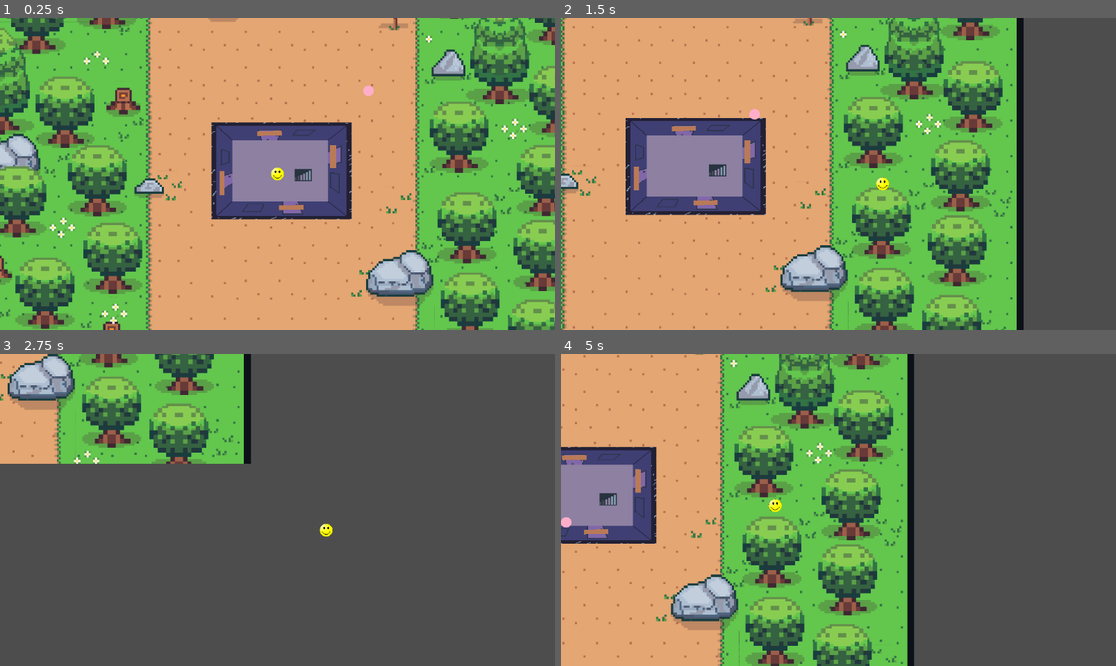
Above: before the commit, frames 1-4 (two rows, left to right).
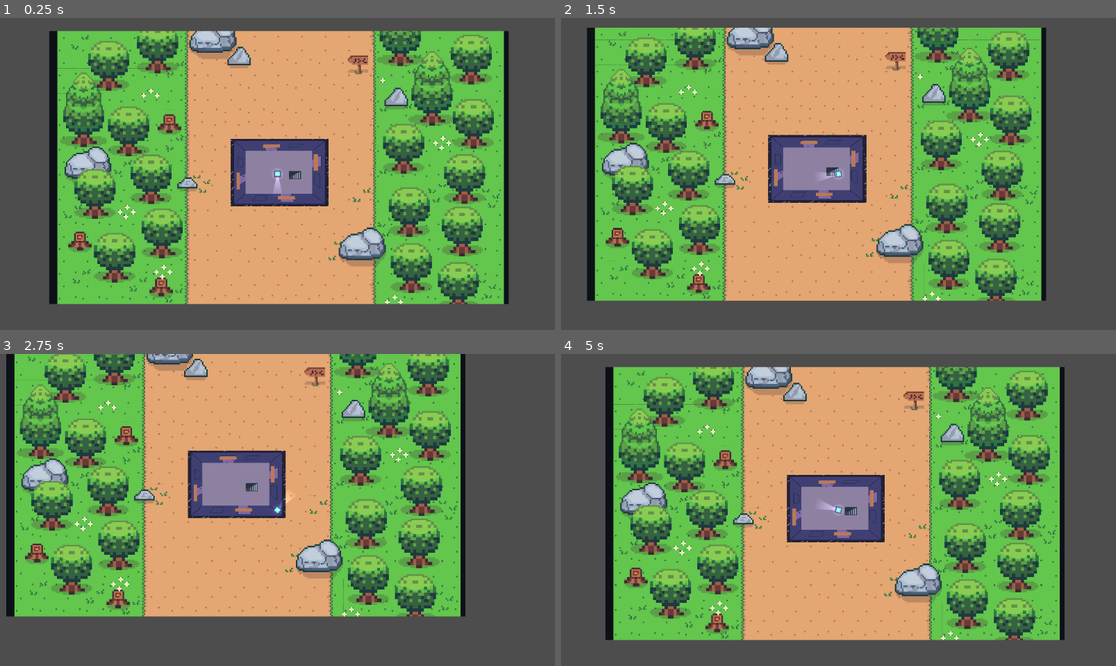
Above: after the commit, the same moments.

Repository: anticarasosman/GameJamUC
Game: Godot game, scene res://Scenes/game.tscn
Same seed, same stepped clock (60 frames per second), same inputs: the game is played once before the commit and once after it. The engine's default icon, where the game draws it, is replaced by a stand-in: a white triangle on a blue panel in a dark square.
Inputs (mouse positions are in pixels of both pictures, inside the frame that each line leads up to):
- Up to frame 1 (0.25 s): no input
- Up to frame 2 (1.5 s): tap Enter at 0.5 s; move the mouse to (960, 158) at 0.52 s; hold D (Move right) 0.53-1.28 s; move the mouse to (727, 189) at 1.27 s; hold S (Move down) from 1.28 s (still down)
- Up to frame 3 (2.75 s): move the mouse to (333, 441) at 2.02 s; release S (Move down) at 2.03 s; hold D (Move right) from 2.03 s (still down)
- Up to frame 4 (5 s): move the mouse to (810, 572) at 2.77 s; release D (Move right) at 2.78 s; hold W (Move up) 2.78-3.53 s; move the mouse to (1005, 556) at 3.52 s; hold A (Move left) from 3.53 s (still down); move the mouse to (672, 463) at 4.27 s

The runs differ from the first frame. In frame 1, 67% of the frame differs, in the area x 0-100%, y 0-100%; in frame 2, 73%; in frame 3, 66%; in frame 4, 83%, in the area x 0-91%, y 0-100%.

Commit message:
Add files via upload

Diff:
--- a/Scenes/Allies/ally.tscn
+++ b/Scenes/Allies/ally.tscn
@@ -1,7 +1,7 @@
 [gd_scene load_steps=4 format=3 uid="uid://c7aqqhj6qnbbu"]
 
 [ext_resource type="Script" path="res://Scripts/Ally/ally.gd" id="1_767i0"]
-[ext_resource type="Texture2D" uid="uid://be02d6ql3ye8s" path="res://Sprites/Ally-removebg-preview.png" id="2_isgbx"]
+[ext_resource type="Texture2D" uid="uid://be02d6ql3ye8s" path="res://assets/Sprites/Ally-removebg-preview.png" id="2_isgbx"]
 
 [sub_resource type="CircleShape2D" id="CircleShape2D_ynlrs"]
 
--- /dev/null
+++ b/Scenes/Enemies/Banshee/banshee.tscn
@@ -0,0 +1,16 @@
+[gd_scene load_steps=3 format=3 uid="uid://w8dcr2bvpbh3"]
+
+[ext_resource type="Texture2D" uid="uid://bksibcqd3cyhx" path="res://assets/Sprites/Banshee.png" id="1_yslsw"]
+
+[sub_resource type="CircleShape2D" id="CircleShape2D_1jt54"]
+
+[node name="Banshee" type="Node2D"]
+
+[node name="Sprite2D" type="Sprite2D" parent="."]
+scale = Vector2(0.0402415, 0.0390764)
+texture = ExtResource("1_yslsw")
+
+[node name="Area2D" type="Area2D" parent="."]
+
+[node name="CollisionShape2D" type="CollisionShape2D" parent="Area2D"]
+shape = SubResource("CircleShape2D_1jt54")
--- /dev/null
+++ b/Scenes/Enemies/Fairy/fairy.tscn
@@ -0,0 +1,17 @@
+[gd_scene load_steps=4 format=3 uid="uid://b705ygnajy0lf"]
+
+[ext_resource type="Texture2D" uid="uid://43ppq2ic658t" path="res://assets/Sprites/Fairy.png" id="1_py808"]
+[ext_resource type="Script" path="res://Scripts/fairy.gd" id="1_yuaeq"]
+
+[sub_resource type="CircleShape2D" id="CircleShape2D_itiri"]
+radius = 279.351
+
+[node name="Fairy" type="CharacterBody2D"]
+script = ExtResource("1_yuaeq")
+
+[node name="Sprite2D" type="Sprite2D" parent="."]
+scale = Vector2(0.894155, 1)
+texture = ExtResource("1_py808")
+
+[node name="CollisionShape2D" type="CollisionShape2D" parent="."]
+shape = SubResource("CircleShape2D_itiri")
--- /dev/null
+++ b/Scenes/Enemies/Ghost/ghost.tscn
@@ -0,0 +1,16 @@
+[gd_scene load_steps=3 format=3 uid="uid://i318cngymxmo"]
+
+[ext_resource type="Texture2D" uid="uid://wdjtd4k5ohaf" path="res://assets/Sprites/Ghost.png" id="1_hahbv"]
+
+[sub_resource type="CircleShape2D" id="CircleShape2D_ym2q3"]
+
+[node name="ghost" type="Node2D"]
+
+[node name="Sprite2D" type="Sprite2D" parent="."]
+scale = Vector2(0.0402414, 0.0390764)
+texture = ExtResource("1_hahbv")
+
+[node name="Area2D" type="Area2D" parent="."]
+
+[node name="CollisionShape2D" type="CollisionShape2D" parent="Area2D"]
+shape = SubResource("CircleShape2D_ym2q3")
--- /dev/null
+++ b/Scenes/Enemies/Vampire/vampire.tscn
@@ -0,0 +1,23 @@
+[gd_scene load_steps=4 format=3 uid="uid://cnv4k5mi3sn1y"]
+
+[ext_resource type="Script" path="res://scripts/vampire.gd" id="1_3464q"]
+
+[sub_resource type="Gradient" id="Gradient_mk55t"]
+
+[sub_resource type="GradientTexture2D" id="GradientTexture2D_vaj2j"]
+gradient = SubResource("Gradient_mk55t")
+
+[node name="vampire" type="Node2D"]
+
+[node name="Area2D" type="Area2D" parent="."]
+script = ExtResource("1_3464q")
+
+[node name="CollisionPolygon2D" type="CollisionPolygon2D" parent="Area2D"]
+position = Vector2(-34, -1)
+polygon = PackedVector2Array(66, -66, 67, 56, 162, 59, 160, -64)
+
+[node name="VampireSprite" type="Sprite2D" parent="Area2D"]
+texture = SubResource("GradientTexture2D_vaj2j")
+
+[connection signal="body_entered" from="Area2D" to="Area2D" method="_on_body_entered"]
+[connection signal="body_exited" from="Area2D" to="Area2D" method="_on_body_exited"]
--- /dev/null
+++ b/Scenes/Enemies/Vampire/vampire_spawner.tscn
@@ -0,0 +1,8 @@
+[gd_scene load_steps=3 format=3 uid="uid://cc33icdwy2b4u"]
+
+[ext_resource type="Script" path="res://Scripts/vampire/vampire_spawner.gd" id="1_wogxs"]
+[ext_resource type="PackedScene" uid="uid://cnv4k5mi3sn1y" path="res://Scenes/Enemies/Vampire/vampire.tscn" id="2_27u1t"]
+
+[node name="vampire_spawner" type="Marker2D"]
+script = ExtResource("1_wogxs")
+vampire_scene = ExtResource("2_27u1t")
--- /dev/null
+++ b/Scenes/Enviorment/door.tscn
@@ -0,0 +1,37 @@
+[gd_scene load_steps=5 format=3 uid="uid://byjs6338k5mol"]
+
+[ext_resource type="Texture2D" uid="uid://dfw3dn7ul6som" path="res://assets/Sprites/Door.png" id="1_fqvvy"]
+[ext_resource type="Script" path="res://Scripts/open_door_zone.gd" id="2_uqaep"]
+
+[sub_resource type="RectangleShape2D" id="RectangleShape2D_fq1ei"]
+size = Vector2(153.819, 86)
+
+[sub_resource type="RectangleShape2D" id="RectangleShape2D_hxsph"]
+size = Vector2(98, 20)
+
+[node name="door" type="Node2D"]
+
+[node name="Sprite2D" type="Sprite2D" parent="."]
+scale = Vector2(0.185606, 0.0334448)
+texture = ExtResource("1_fqvvy")
+
+[node name="open_door_zone" type="Area2D" parent="."]
+collision_layer = 2
+collision_mask = 2
+script = ExtResource("2_uqaep")
+
+[node name="CollisionShape2D" type="CollisionShape2D" parent="open_door_zone"]
+light_mask = 2
+visibility_layer = 2
+scale = Vector2(1.00118, 1)
+shape = SubResource("RectangleShape2D_fq1ei")
+debug_color = Color(1.20327e-06, 0.643599, 0.297039, 0.42)
+
+[node name="door_collision" type="Area2D" parent="."]
+
+[node name="CollisionShape2D" type="CollisionShape2D" parent="door_collision"]
+shape = SubResource("RectangleShape2D_hxsph")
+debug_color = Color(0, 0, 1, 0.419608)
+
+[connection signal="area_entered" from="open_door_zone" to="open_door_zone" method="_on_area_entered"]
+[connection signal="body_entered" from="open_door_zone" to="open_door_zone" method="_on_body_entered"]
--- /dev/null
+++ b/Scenes/Enviorment/house.tscn
@@ -0,0 +1,16 @@
+[gd_scene load_steps=3 format=3 uid="uid://ylbtwpucf5mg"]
+
+[ext_resource type="Texture2D" uid="uid://cagfij5y1kglg" path="res://assets/Sprites/image.png" id="1_6rxhu"]
+[ext_resource type="Texture2D" uid="uid://bdof3hyafs77e" path="res://assets/Sprites/XvZPy+ (1).png" id="1_cyfju"]
+
+[node name="House" type="Node2D"]
+
+[node name="Forest" type="Sprite2D" parent="."]
+position = Vector2(543, 279)
+scale = Vector2(2.01328, 2.12917)
+texture = ExtResource("1_cyfju")
+
+[node name="Room" type="Sprite2D" parent="."]
+position = Vector2(552, 332.75)
+scale = Vector2(1.87372, 1.48145)
+texture = ExtResource("1_6rxhu")
--- /dev/null
+++ b/Scenes/Enviorment/scene.tscn
@@ -0,0 +1,12 @@
+[gd_scene load_steps=3 format=3 uid="uid://cbmytv6ywdq7o"]
+
+[ext_resource type="PackedScene" uid="uid://ylbtwpucf5mg" path="res://Scenes/Enviorment/house.tscn" id="1_ujj1g"]
+[ext_resource type="PackedScene" uid="uid://evnqni7eeisa" path="res://Scenes/character.tscn" id="2_dastc"]
+
+[node name="Game" type="Node2D"]
+
+[node name="House" parent="." instance=ExtResource("1_ujj1g")]
+position = Vector2(105, 57)
+
+[node name="CharacterBody2D" parent="." instance=ExtResource("2_dastc")]
+position = Vector2(602, 378)
--- /dev/null
+++ b/Scenes/Enviorment/scene_transition_animation.tscn
@@ -0,0 +1,48 @@
+[gd_scene load_steps=4 format=3 uid="uid://l2qmj8realvi"]
+
+[sub_resource type="Animation" id="Animation_p3x4i"]
+resource_name = "beetween_wave"
+tracks/0/type = "value"
+tracks/0/imported = false
+tracks/0/enabled = true
+tracks/0/path = NodePath("ColorRect:color")
+tracks/0/interp = 1
+tracks/0/loop_wrap = true
+tracks/0/keys = {
+"times": PackedFloat32Array(0, 0.5, 1),
+"transitions": PackedFloat32Array(1, 1, 1),
+"update": 0,
+"values": [Color(0, 0, 0, 0), Color(0, 0, 0, 0.388235), Color(0, 0, 0, 0)]
+}
+
+[sub_resource type="Animation" id="Animation_je6qh"]
+length = 0.001
+tracks/0/type = "value"
+tracks/0/imported = false
+tracks/0/enabled = true
+tracks/0/path = NodePath("ColorRect:color")
+tracks/0/interp = 1
+tracks/0/loop_wrap = true
+tracks/0/keys = {
+"times": PackedFloat32Array(0),
+"transitions": PackedFloat32Array(1),
+"update": 0,
+"values": [Color(1, 1, 1, 1)]
+}
+
+[sub_resource type="AnimationLibrary" id="AnimationLibrary_yw4sw"]
+_data = {
+"RESET": SubResource("Animation_je6qh"),
+"beetween_wave": SubResource("Animation_p3x4i")
+}
+
+[node name="scene_transition_animation" type="Node2D"]
+
+[node name="ColorRect" type="ColorRect" parent="."]
+offset_right = 5138.0
+offset_bottom = 3374.0
+
+[node name="AnimationPlayer" type="AnimationPlayer" parent="."]
+libraries = {
+"": SubResource("AnimationLibrary_yw4sw")
+}
--- /dev/null
+++ b/Scenes/Enviorment/wall.tscn
@@ -0,0 +1,31 @@
+[gd_scene load_steps=5 format=3 uid="uid://bfpfp1ab3arpn"]
+
+[ext_resource type="Texture2D" uid="uid://bnh7mb78r8aqo" path="res://icon.svg" id="1_m8v6r"]
+
+[sub_resource type="CanvasItemMaterial" id="CanvasItemMaterial_x3hva"]
+blend_mode = 1
+
+[sub_resource type="OccluderPolygon2D" id="OccluderPolygon2D_33jqf"]
+cull_mode = 1
+polygon = PackedVector2Array(49.9071, 62.1683, 55.4781, 60.1871, 61.0665, 52.2058, 61.3677, -51.7937, 52.1214, -61.8248, -51.768, -60.1746, -61.0665, -52.2059, -61.3735, 53.7936, -50.2721, 63.8311)
+
+[sub_resource type="RectangleShape2D" id="RectangleShape2D_fs6ef"]
+size = Vector2(66, 63)
+
+[node name="shadowCaster" type="Node2D"]
+
+[node name="Sprite2D" type="Sprite2D" parent="."]
+position = Vector2(0, -1)
+rotation = 3.13847
+scale = Vector2(0.539063, 0.5)
+texture = ExtResource("1_m8v6r")
+
+[node name="LightOccluder2D" type="LightOccluder2D" parent="Sprite2D"]
+material = SubResource("CanvasItemMaterial_x3hva")
+occluder = SubResource("OccluderPolygon2D_33jqf")
+
+[node name="StaticBody2D" type="StaticBody2D" parent="."]
+
+[node name="CollisionShape2D" type="CollisionShape2D" parent="StaticBody2D"]
+position = Vector2(0, -1.5)
+shape = SubResource("RectangleShape2D_fs6ef")
--- /dev/null
+++ b/Scenes/Enviorment/window.tscn
@@ -0,0 +1,19 @@
+[gd_scene load_steps=3 format=3 uid="uid://cbwylhr3igog6"]
+
+[ext_resource type="Texture2D" uid="uid://bnh7mb78r8aqo" path="res://icon.svg" id="1_dkvx4"]
+
+[sub_resource type="RectangleShape2D" id="RectangleShape2D_xargd"]
+size = Vector2(66, 63)
+
+[node name="window" type="Node2D"]
+
+[node name="Sprite2D" type="Sprite2D" parent="."]
+scale = Vector2(1.92, 0.400001)
+texture = ExtResource("1_dkvx4")
+
+[node name="StaticBody2D" type="StaticBody2D" parent="."]
+scale = Vector2(3.64, 0.76)
+
+[node name="CollisionShape2D" type="CollisionShape2D" parent="StaticBody2D"]
+position = Vector2(0, -1.5)
+shape = SubResource("RectangleShape2D_xargd")
--- a/Scenes/character.tscn
+++ b/Scenes/character.tscn
@@ -1,7 +1,7 @@
-[gd_scene load_steps=4 format=3 uid="uid://evnqni7eeisa"]
+[gd_scene load_steps=4 format=3 uid="uid://d3027o437cqxp"]
 
 [ext_resource type="Script" path="res://Scripts/player_movement.gd" id="1_v6fyj"]
-[ext_resource type="Texture2D" uid="uid://de3k4ejr5ddhm" path="res://Sprites/Smiley.svg.png" id="2_2e1b5"]
+[ext_resource type="Texture2D" uid="uid://de3k4ejr5ddhm" path="res://assets/Sprites/Smiley.svg.png" id="2_2e1b5"]
 
 [sub_resource type="CircleShape2D" id="CircleShape2D_dsw7o"]
 radius = 50.2494
--- a/Scenes/game.tscn
+++ b/Scenes/game.tscn
@@ -1,18 +1,17 @@
-[gd_scene load_steps=14 format=3 uid="uid://bqnmbp5741x0q"]
+[gd_scene load_steps=13 format=3 uid="uid://bqnmbp5741x0q"]
 
-[ext_resource type="PackedScene" uid="uid://ylbtwpucf5mg" path="res://Scenes/house.tscn" id="1_a4uf4"]
+[ext_resource type="PackedScene" uid="uid://ylbtwpucf5mg" path="res://Scenes/Enviorment/house.tscn" id="1_a4uf4"]
 [ext_resource type="Script" path="res://Scripts/game.gd" id="1_tkxn7"]
-[ext_resource type="PackedScene" uid="uid://evnqni7eeisa" path="res://Scenes/character.tscn" id="2_p8f8y"]
 [ext_resource type="PackedScene" uid="uid://c5kx6w17yi6b6" path="res://Scenes/Allies/ally_spawn_point.tscn" id="3_a64an"]
 [ext_resource type="PackedScene" uid="uid://c7aqqhj6qnbbu" path="res://Scenes/Allies/ally.tscn" id="3_dunpe"]
-[ext_resource type="PackedScene" uid="uid://w8dcr2bvpbh3" path="res://Scenes/Enemies/banshee.tscn" id="3_gidkh"]
-[ext_resource type="PackedScene" uid="uid://i318cngymxmo" path="res://Scenes/Enemies/ghost.tscn" id="4_vrajn"]
-[ext_resource type="PackedScene" uid="uid://l2qmj8realvi" path="res://Scenes/scene_transition_animation.tscn" id="7_gtth6"]
-[ext_resource type="PackedScene" uid="uid://cc33icdwy2b4u" path="res://Scenes/Enemies/vampire_spawner.tscn" id="8_d4chx"]
+[ext_resource type="PackedScene" uid="uid://w8dcr2bvpbh3" path="res://Scenes/Enemies/Banshee/banshee.tscn" id="3_gidkh"]
+[ext_resource type="PackedScene" uid="uid://i318cngymxmo" path="res://Scenes/Enemies/Ghost/ghost.tscn" id="4_vrajn"]
+[ext_resource type="PackedScene" uid="uid://l2qmj8realvi" path="res://Scenes/Enviorment/scene_transition_animation.tscn" id="7_gtth6"]
+[ext_resource type="PackedScene" uid="uid://cc33icdwy2b4u" path="res://Scenes/Enemies/Vampire/vampire_spawner.tscn" id="8_d4chx"]
 [ext_resource type="Script" path="res://Scripts/Ally/ally_spawn_parameters.gd" id="8_tarxs"]
-[ext_resource type="PackedScene" uid="uid://byjs6338k5mol" path="res://Scenes/door.tscn" id="10_fdr55"]
+[ext_resource type="PackedScene" uid="uid://byjs6338k5mol" path="res://Scenes/Enviorment/door.tscn" id="10_fdr55"]
 [ext_resource type="Script" path="res://Scripts/vampire/vampire_spawn_parameters.gd" id="11_y1gko"]
-[ext_resource type="PackedScene" uid="uid://b705ygnajy0lf" path="res://Scenes/Enemies/fairy.tscn" id="13_0kfts"]
+[ext_resource type="PackedScene" uid="uid://b3qtp5og4ky8t" path="res://Scenes/player.tscn" id="15_shpjv"]
 
 [node name="Game" type="Node2D"]
 script = ExtResource("1_tkxn7")
@@ -60,9 +59,6 @@
 [node name="House" parent="." instance=ExtResource("1_a4uf4")]
 position = Vector2(-525, -356)
 
-[node name="Player" parent="." instance=ExtResource("2_p8f8y")]
-position = Vector2(-4, 0)
-
 [node name="scene_transition_animation" parent="." instance=ExtResource("7_gtth6")]
 visible = false
 position = Vector2(-1927, -1198)
@@ -89,6 +85,5 @@
 rotation = -0.0163252
 scale = Vector2(1.94458, 1.82181)
 
-[node name="Fairy" parent="." instance=ExtResource("13_0kfts")]
-position = Vector2(753, -696)
-scale = Vector2(0.150184, 0.148294)
+[node name="Player" parent="." instance=ExtResource("15_shpjv")]
+position = Vector2(2, -6)
--- /dev/null
+++ b/Scenes/player.tscn
@@ -0,0 +1,63 @@
+[gd_scene load_steps=8 format=3 uid="uid://b3qtp5og4ky8t"]
+
+[ext_resource type="Script" path="res://scripts/player.gd" id="1_w8ds6"]
+[ext_resource type="Texture2D" uid="uid://bnh7mb78r8aqo" path="res://icon.svg" id="2_br1w5"]
+[ext_resource type="Script" path="res://scripts/mouse.gd" id="2_c5lt4"]
+
+[sub_resource type="OccluderPolygon2D" id="OccluderPolygon2D_a4aqy"]
+cull_mode = 1
+polygon = PackedVector2Array(-35, 36, 34, 36, 35, -36, 13, -36, 111.998, -455, -109.002, -456, -14, -36, -35, -36)
+
+[sub_resource type="Gradient" id="Gradient_akb4d"]
+offsets = PackedFloat32Array(0, 0.63)
+colors = PackedColorArray(1, 1, 1, 1, 0, 0, 0, 1)
+
+[sub_resource type="GradientTexture2D" id="GradientTexture2D_uhpct"]
+gradient = SubResource("Gradient_akb4d")
+fill = 1
+fill_from = Vector2(0.5, 0.5)
+
+[sub_resource type="RectangleShape2D" id="RectangleShape2D_7ulce"]
+size = Vector2(59.75, 63)
+
+[node name="Player" type="CharacterBody2D"]
+script = ExtResource("1_w8ds6")
+
+[node name="Camera2D" type="Camera2D" parent="."]
+zoom = Vector2(0.185, 0.185)
+
+[node name="Marker2D" type="Marker2D" parent="."]
+script = ExtResource("2_c5lt4")
+
+[node name="LightOccluder2D" type="LightOccluder2D" parent="Marker2D"]
+rotation = 1.5708
+occluder = SubResource("OccluderPolygon2D_a4aqy")
+
+[node name="Light" type="Node2D" parent="Marker2D"]
+
+[node name="TextureLight" type="PointLight2D" parent="Marker2D/Light"]
+position = Vector2(0, 3.33786e-06)
+scale = Vector2(10, 10)
+energy = 0.59
+shadow_enabled = true
+shadow_filter = 1
+shadow_filter_smooth = 2.7
+texture = SubResource("GradientTexture2D_uhpct")
+
+[node name="Shadow" type="PointLight2D" parent="Marker2D/Light"]
+position = Vector2(-1.13249e-05, 1.15037e-05)
+scale = Vector2(2.76563, 2.76563)
+energy = 0.5
+shadow_enabled = true
+shadow_filter = 1
+shadow_filter_smooth = 2.7
+shadow_item_cull_mask = 2
+texture = SubResource("GradientTexture2D_uhpct")
+
+[node name="Sprite2D" type="Sprite2D" parent="Marker2D"]
+rotation = 1.5712
+scale = Vector2(0.570313, 0.570313)
+texture = ExtResource("2_br1w5")
+
+[node name="CollisionShape2D" type="CollisionShape2D" parent="."]
+shape = SubResource("RectangleShape2D_7ulce")
--- a/Scripts/Ally/ally_spawn_parameters.gd
+++ b/Scripts/Ally/ally_spawn_parameters.gd
@@ -8,7 +8,8 @@
 func _ready():
 	var ally_wait_time = 1
 	while (!Global.game_over):
-		var ally_position = randi_range(0, 3)
+		var ally_position = 4
+		#var ally_position = randi_range(0, 3)
 		print("ESPERAMOS: ", ally_wait_time, " SEGUNDOS")
 		await get_tree().create_timer(ally_wait_time).timeout
 		if ally_position == 0:
--- /dev/null
+++ b/Scripts/mouse.gd
@@ -0,0 +1,6 @@
+extends Marker2D
+
+# Called every frame. 'delta' is the elapsed time since the previous frame.
+func _process(delta: float) -> void:
+	if !get_parent().ATTACKED:
+		look_at(get_global_mouse_position())
--- /dev/null
+++ b/Scripts/player.gd
@@ -0,0 +1,22 @@
+extends CharacterBody2D
+
+const SPEED = 360.0
+const ACCEL = 8.0
+
+var input: Vector2
+var ATTACKED = false
+
+func get_input():
+	input.x = Input.get_action_strength("Move right") - Input.get_action_strength("Move left")
+	input.y = Input.get_action_strength("Move down") - Input.get_action_strength("Move up")
+	if !ATTACKED:
+		return input.normalized()
+	else:
+		return Vector2(0, 0)
+
+func _process(delta):
+	var playerInput = get_input()
+
+	velocity = lerp(velocity, playerInput * SPEED, delta * ACCEL)
+
+	move_and_slide()
--- a/Scripts/vampire/vampire.gd
+++ b/Scripts/vampire/vampire.gd
@@ -1,79 +1,86 @@
 extends Area2D
 
-enum Direction {DOWN, UP, LEFT, RIGHT}  # Debe coincidir con el enum de vampire_spawner.gd
-
 var playerDetected = false
+var doorDetected = false
+var KILL_TIME = 3.0
 var input_active = false
-var current_player: Node2D
-var moving = true
-var direction: int
-var SPEED = 300
-var reached_door = false
+var SPEED = 600
+var direction:int
+var current_player: Node2D  # Guarda referencia al jugador detectado
 
 @onready var label = get_node("/root/Game/VampAttack/InviteLabel")
 @onready var input = get_node("/root/Game/VampAttack/ResponseInput")
-@onready var door = get_node("/root/Game/Door")  # Asume que existe un nodo Door con propiedad "open"
 
 func _ready():
 	label.hide()
 	input.hide()
+
 	input.connect("text_submitted", Callable(self, "_on_ResponseInput_text_submitted"))
 
-func _process(delta):
-	if moving:
-		if direction == 0:
-			position.y += SPEED * delta
-		elif direction == 1:
-			position.y -= SPEED * delta
-		elif direction == 2:
-			position.x -= SPEED * delta
-		elif direction == 3:
-			position.x += SPEED * delta
 
-	# Verificar si llegó a la puerta
-	if !reached_door and global_position.distance_to(door.global_position) < 20:
-		reached_door = true
-		SPEED = 0
-		moving = false
-		if playerDetected and door.open:
-			show_question()
+func _process(_delta: float) -> void:
+	if direction == 0:
+		position.y += SPEED * _delta
+	elif direction == 1:
+		position.y -= SPEED * _delta
+	elif direction == 2:
+		position.x -= SPEED * _delta
+	elif direction == 3:
+		position.x += SPEED * _delta
+	if playerDetected && doorDetected:
+		if KILL_TIME > 0:
+			KILL_TIME -= _delta
+			if not input_active:
+				label.text = "ME DEJAS ENTRAR?"
+				label.show()
+
+				input.text = ""
+				input.show()
+				input.grab_focus()
+
+				input_active = true
+		else:
+			game_over()
 
 func _on_body_entered(body: Node2D) -> void:
 	if body.name == "Player":
 		playerDetected = true
+		KILL_TIME = 3.0 #Reseteamos el KILL_TIME
+		input_active = false
 		current_player = body
 		current_player.ATTACKED = true
-		if reached_door and door.open:
-			show_question()
+	if body.name == "Door":
+		doorDetected = true
 
 func _on_body_exited(body: Node2D) -> void:
 	if body.name == "Player":
 		playerDetected = false
-		hide_question()
+		label.hide()
+		input.hide()
+		input_active = false
 		body.ATTACKED = false
-
-func show_question():
-	label.text = "ME DEJAS ENTRAR?"
-	label.show()
-	input.text = ""
-	input.show()
-	input.grab_focus()
-	input_active = true
-
-func hide_question():
-	label.hide()
-	input.hide()
-	input_active = false
 
 func _on_ResponseInput_text_submitted(new_text: String) -> void:
 	print("Texto ingresado:", new_text)
 
 	if new_text.strip_edges().to_upper() == "NO":
 		print("Respuesta correcta detectada")
-		hide_question()
+
+		label.text = ""
+		input.hide()
 		playerDetected = false
-		current_player.ATTACKED = false
-		queue_free()  # Elimina al vampiro
+		input_active = false
+		KILL_TIME = 3.0 #Reseteamos el KILL_TIME
+
+		if current_player:
+			current_player.ATTACKED = false
+
+		# Mueve al vampiro a otro lugar
+		position = Vector2(randf_range(100, 900), randf_range(100, 700))
 	else:
 		label.text = "..."
-		Global.game_over = true  # Asumiendo que tienes una variable global para game over
+		game_over()
+
+func game_over():
+	label.text = "fuiste"
+	input.editable = false
--- /dev/null
+++ b/assets/vamp.tres
@@ -0,0 +1,10 @@
+[gd_resource type="LabelSettings" load_steps=2 format=3 uid="uid://b46t7wo2p18ko"]
+
+[sub_resource type="FontVariation" id="FontVariation_wp2pv"]
+
+[resource]
+font = SubResource("FontVariation_wp2pv")
+font_size = 32
+font_color = Color(0.795362, 0.113822, 2.88785e-06, 1)
+outline_size = 10
+outline_color = Color(0.77084, 0.770839, 0.770839, 1)
Binary file added: assets/Sprites/Ally-removebg-preview.png
Not shown, added: assets/Sprites/Ally-removebg-preview.png.import
Binary file added: assets/Sprites/Banshee.png
Not shown, added: assets/Sprites/Banshee.png.import
Binary file added: assets/Sprites/Door.png
Not shown, added: assets/Sprites/Door.png.import
Binary file added: assets/Sprites/Fairy.png
Not shown, added: assets/Sprites/Fairy.png.import
Binary file added: assets/Sprites/Ghost.png
Not shown, added: assets/Sprites/Ghost.png.import
Binary file added: assets/Sprites/Smiley.svg.png
Not shown, added: assets/Sprites/Smiley.svg.png.import
(and 16 more such lines)
